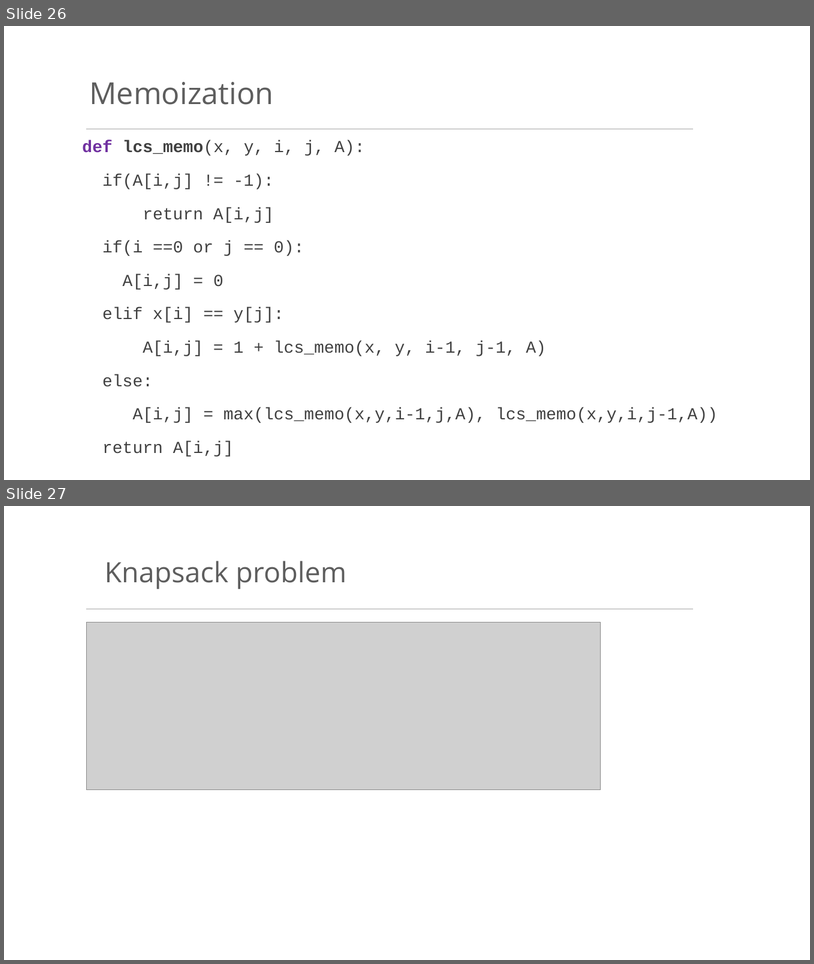
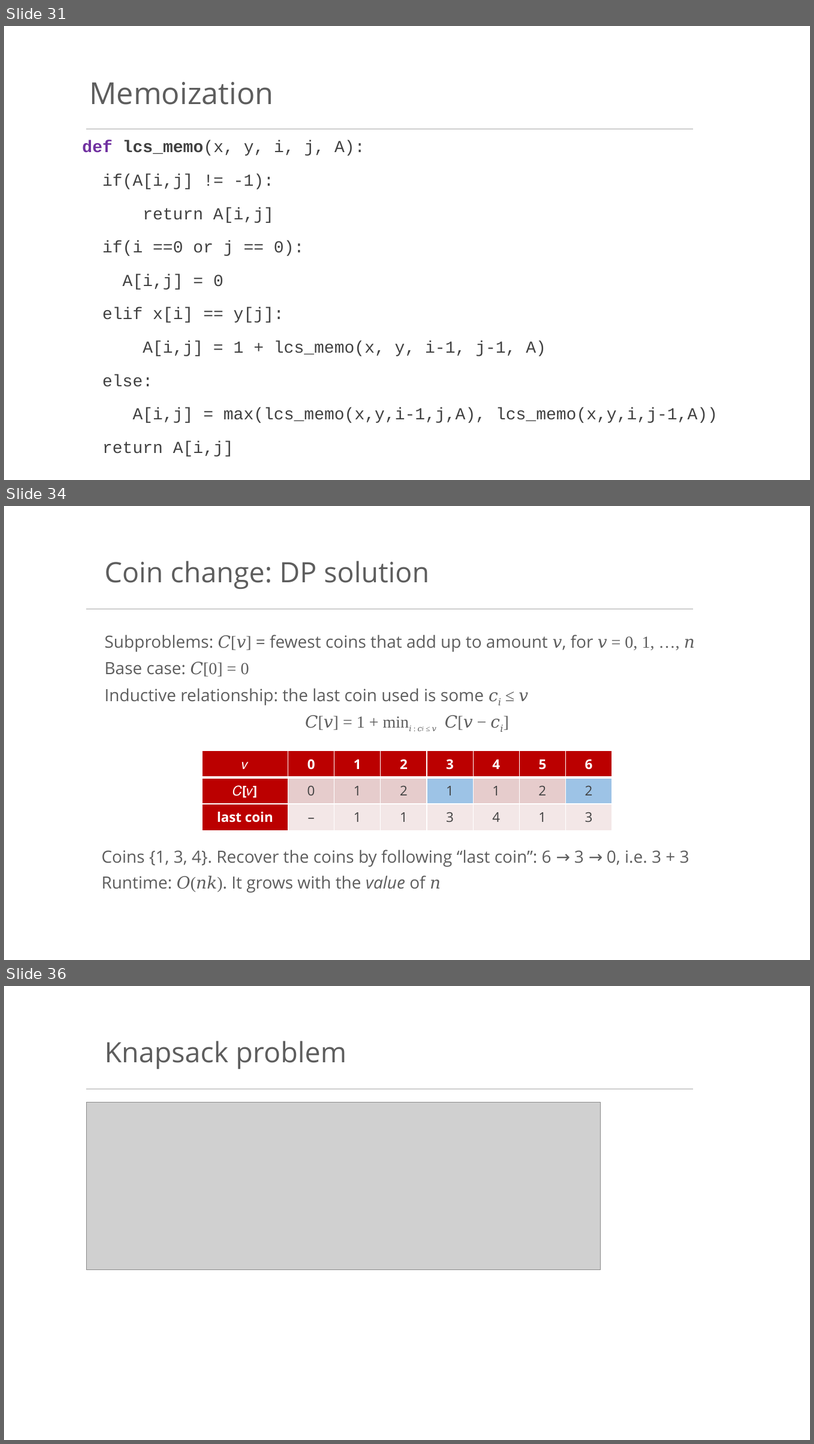
Before and after one commit to bwilder0/10607-f2026, a slide deck: files/lecture_8.pptx. Shown one above the other, each under a label of ours: slides 26 and 27 before the commit, slides 31, 34 and 36 after it; the slides between them are not shown. The pictures are 814x964 and 814x1444 pixels, drawn with LibreOffice and Linux fonts; fonts in the diff are those of the drawing; grey boxes stand for pictures; background and template pictures are left out. Boxes give left, top, right and bottom in pixels: in the first picture for what was removed or moved away, otherwise in the second. Text is boxed around its words. In the diff, an @@ line names an element or a change of style, - is before the commit and + after.

```diff
--- a/files/lecture_8.pptx
+++ b/files/lecture_8.pptx
@@ slide 34 added at (x1=4, y1=506, x2=810, y2=960), background #FFFFFF; not listed: 1 template element that a slide beside it also shows @@
@@ text added at (x1=105, y1=561, x2=429, y2=589), 33.3 pt, text #5D5D5D @@
+Coin change: DP solution
@@ text added at (x1=105, y1=634, x2=695, y2=705), 20 pt, text #5D5D5D @@
+Subproblems: 𝐶[𝑣] = fewest coins that add up to amount 𝑣, for 𝑣 = 0, 1, …, 𝑛
+Base case: 𝐶[0] = 0
+Inductive relationship: the last coin used is some 𝑐𝑖 ≤ 𝑣
@@ text added at (x1=305, y1=715, x2=473, y2=731), 20 pt, text #5D5D5D @@
+𝐶[𝑣] = 1 + min𝑖 : 𝑐𝑖 ≤ 𝑣 𝐶[𝑣 − 𝑐𝑖]
@@ table added at (x1=203, y1=751, x2=614, y2=830), 3 rows, 8 columns @@
+𝑣 | 0 | 1 | 2 | 3 | 4 | 5 | 6
+𝐶[𝑣] | 0 | 1 | 2 | 1 | 1 | 2 | 2
+last coin | – | 1 | 1 | 3 | 4 | 1 | 3
@@ text added at (x1=102, y1=849, x2=690, y2=892), 20 pt, text #5D5D5D @@
+Coins {1, 3, 4}. Recover the coins by following “last coin”: 6 → 3 → 0, i.e. 3 + 3
+Runtime: 𝑂(𝑛𝑘). It grows with the value of 𝑛
@@ what was slide 26 is now slide 31 @@
@@ what was slide 27 is now slide 36 @@
```
Also in this commit, not shown: 11 other slides added.
